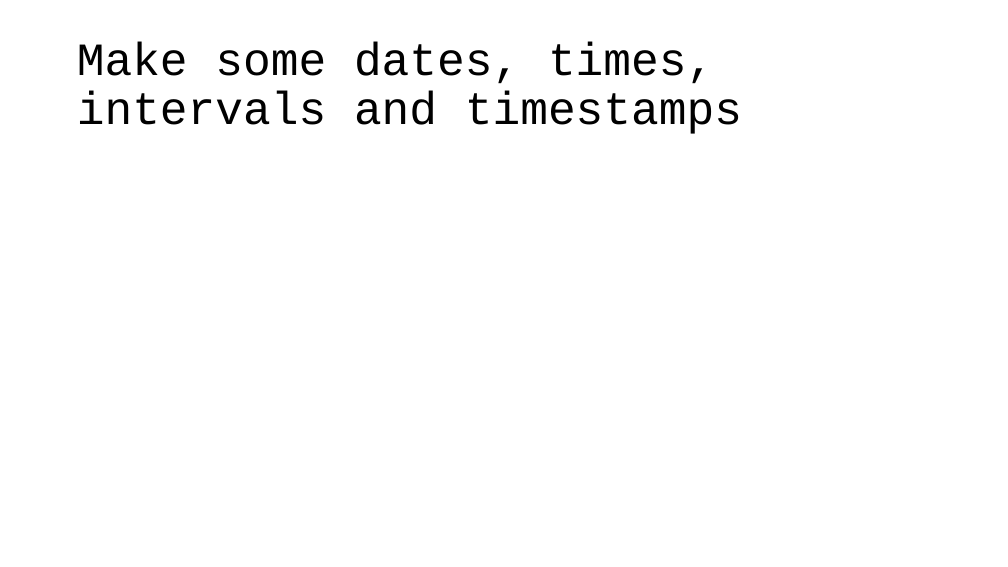
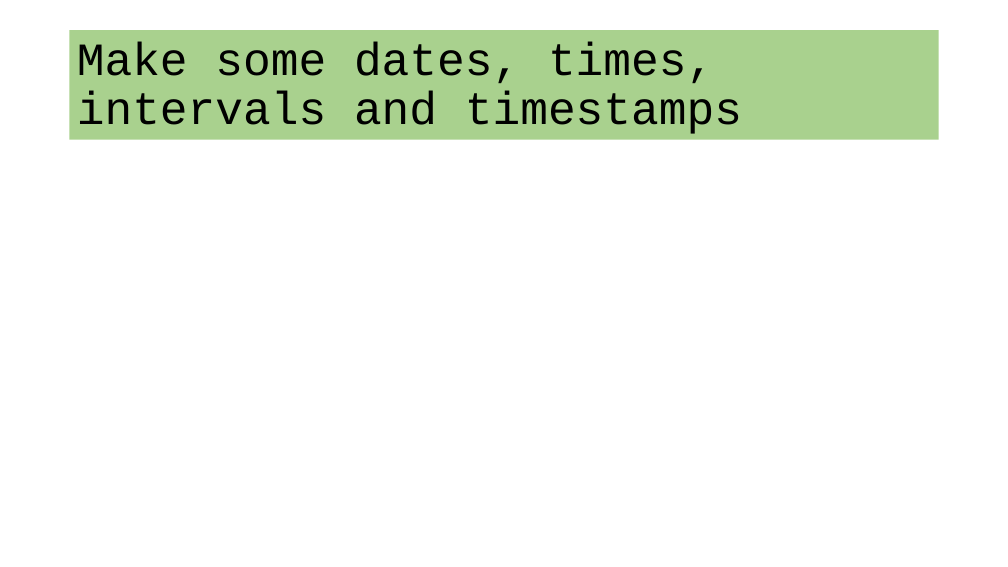
Before and after one commit to VadimAcosta/timestamps_and_intervals, a slide deck: slide 23 of times_and_dates.pptx. Drawn at 1008x567 pixels with LibreOffice and Linux fonts; fonts in the diff are those of the drawing. Boxes give left, top, right and bottom in pixels: in the first picture for what was removed or moved away, otherwise in the second. Text is boxed around its words. In the diff, an @@ line names an element or a change of style, - is before the commit and + after.

```diff
--- a/times_and_dates.pptx
+++ b/times_and_dates.pptx
@@ title "Make some dates, times, intervals ..." resized from (x1=77, y1=42, x2=742, y2=134) to (x1=70, y1=30, x2=939, y2=140) @@
@@ title "Make some dates, times, intervals ..." at (x1=70, y1=30, x2=939, y2=140): fill none to #A9D18E @@
```
Also in this commit, not shown: 8 other slides changed, 2 slides added, 4 slides removed, 1 other file.
